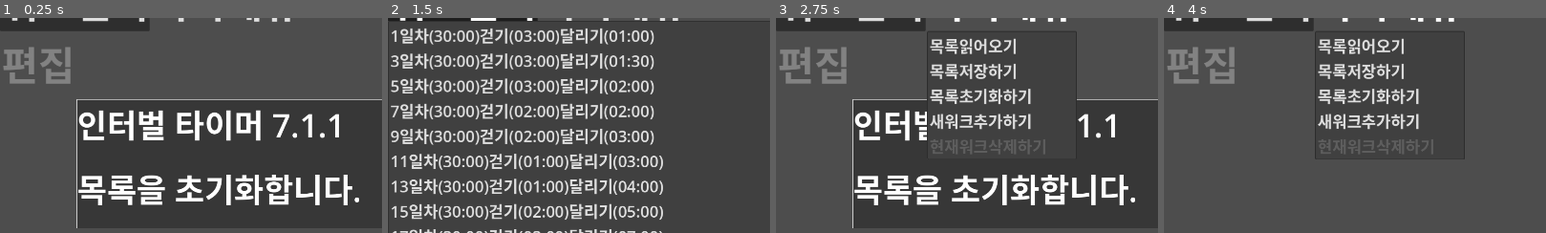
Above: before the commit, frames 1-4 (left to right).
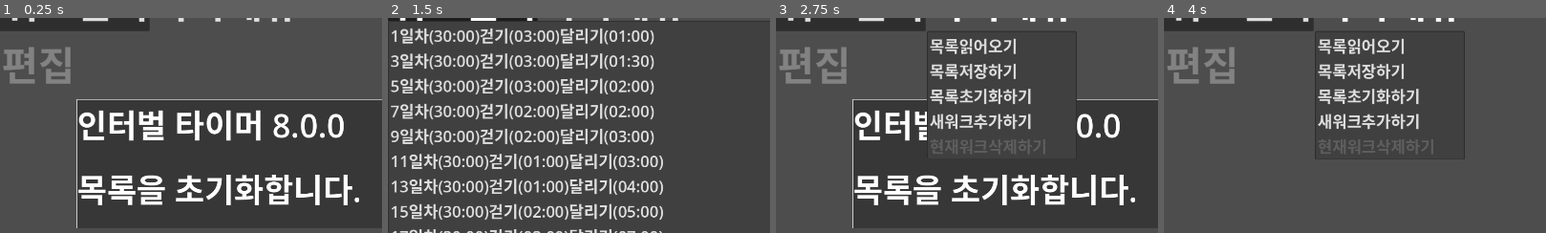
Above: after the commit, the same moments.

Repository: kasworld/maranic
Game: Godot game, scene res://main.tscn
Same seed, same stepped clock (60 frames per second), same inputs: the game is played once before the commit and once after it.
Inputs:
- Up to frame 1 (0.25 s): no input
- Up to frame 2 (1.5 s): click "0.00" at 0.5 s; click "워크선택" at 1.25 s
- Up to frame 3 (2.75 s): click "목록메뉴" at 2 s
- Up to frame 4 (4 s): click "워크선택" at 2.75 s; click "목록메뉴" at 3.5 s
The pictures show only the part of the screen within x 0-50%, y 11-61%; the shares and areas given below are measured in that part.

The runs differ from the first frame. In frame 1, 0.9% of the frame differs, in the area x 71-90%, y 44-56%; in frame 2, nothing differs; in frame 3, 0.6%; in frame 4, nothing differs.
Error in both runs: Invalid access of index '0' on a base object of type: 'PackedStringArray'. (res://main.gd:8)

Commit message:
code clean

Diff:
--- a/int_edit/int_edit.gd
+++ b/int_edit/int_edit.gd
@@ -37,7 +37,6 @@
 func reset()->void:
 	current_value = init_value
 	update_label()
-	print_debug("reset")
 
 func default_formater(v:int)->String:
 	return "%d" % v
--- a/main.gd
+++ b/main.gd
@@ -14,15 +14,16 @@
 @onready var SubWorkNodesContainer = $VBoxContainer/ScrollContainer/SubWorkNodesContainer
 
 var work_list :WorkList
-var current_work_index = -1 # inxex to worklist
-
-var subwork_node_list = [] # == work_list[current_work_index]
+var work_index = -1 # inxex to worklist
+
+var subwork_node_list = [] # == work_list[work_index]
+var subwork_index :int = 1 # index to subwork_node_list
 
 # Called when the node enters the scene tree for the first time.
 func _ready() -> void:
 	var vp_rect = get_viewport_rect()
 	var msgrect = Rect2( vp_rect.size.x * 0.1 ,vp_rect.size.y * 0.3 , vp_rect.size.x * 0.8 , vp_rect.size.y * 0.3 )
-	$TimedMessage.init(msgrect, tr("인터벌 타이머 7.1.1"))
+	$TimedMessage.init(msgrect, tr("인터벌 타이머 8.0.0"))
 	WorkListMenuButton.get_popup().theme = preload("res://menulist_theme.tres")
 	CmdMenuButton.get_popup().theme = preload("res://menulist_theme.tres")
 	WorkListMenuButton.get_popup().index_pressed.connect(work_list_menu_index_pressed)
@@ -41,7 +42,7 @@
 	clear_subwork_node_list()
 
 func work_list_menu_index_pressed(sel :int)->void:
-	current_work_index = sel
+	work_index = sel
 	select_work(sel)
 
 func cmd_menu_index_pressed(sel :int)->void:
@@ -92,13 +93,13 @@
 	if new_work.has_error():
 		$TimedMessage.show_message(new_work.errmsg)
 		return
-	current_work_index = work_list.add_new_work( new_work )
+	work_index = work_list.add_new_work( new_work )
 	work_list2work_list_menu()
 	$TimedMessage.show_message(tr("목록에 새 워크를 추가합니다."))
-	select_work( current_work_index )
+	select_work( work_index )
 
 func del_current_work()->void:
-	var errmsg = work_list.del_at(current_work_index)
+	var errmsg = work_list.del_at(work_index)
 	if not errmsg.is_empty() :
 		$TimedMessage.show_message(errmsg)
 		return
@@ -149,7 +150,6 @@
 	wn.del_subwork.connect(_on_work_container_del_subwork)
 	wn.time_reached.connect(_on_work_time_reached)
 
-var subwork_index :int = 1
 func _on_work_time_reached(idx :int, v :float)->void:
 	if idx == 0: # masterwork
 		StartButton.button_pressed = false
@@ -169,7 +169,7 @@
 func start_master()->void:
 	subwork_node_list[0].start()
 	subwork_node_list[subwork_index].start()
-	var sel_wd = work_list.get_at(current_work_index)
+	var sel_wd = work_list.get_at(work_index)
 	StartButton.text = tr("멈추기")
 	text2speech(tr("%s를 시작합니다.") % [ sel_wd.get_title() ])
 
@@ -177,24 +177,24 @@
 func pause_master()->void:
 	subwork_node_list[0].pause()
 	subwork_node_list[subwork_index].pause()
-	var sel_wd = work_list.get_at(current_work_index)
+	var sel_wd = work_list.get_at(work_index)
 	StartButton.text = tr("시작하기")
 	text2speech(tr("%s를 멈춥니다.") % [ sel_wd.get_title() ])
 
 func _on_work_container_del_subwork(index :int, sw :WorkList.SubWork)->void:
-	var wk = work_list.get_at(current_work_index)
+	var wk = work_list.get_at(work_index)
 	if wk.size() <= 1:
 		$TimedMessage.show_message(tr("빈 워크가 되어 지울 수 없습니다."))
 		return
 	wk.del_at(index)
 	work_list2work_list_menu()
-	select_work(current_work_index)
+	select_work(work_index)
 
 func _on_work_container_add_subwork(index :int, sw :WorkList.SubWork)->void:
-	var wk = work_list.get_at(current_work_index)
+	var wk = work_list.get_at(work_index)
 	wk.add_new_subwork( WorkList.SubWork.new(["운동", 60*3]) )
 	work_list2work_list_menu()
-	select_work(current_work_index)
+	select_work(work_index)
 	subwork_node_list[0].disable_menu(1,false)
 
 func _on_start_button_toggled(button_pressed: bool) -> void:
Not shown: 2 places in subwork_node.tscn that only renumber resources
